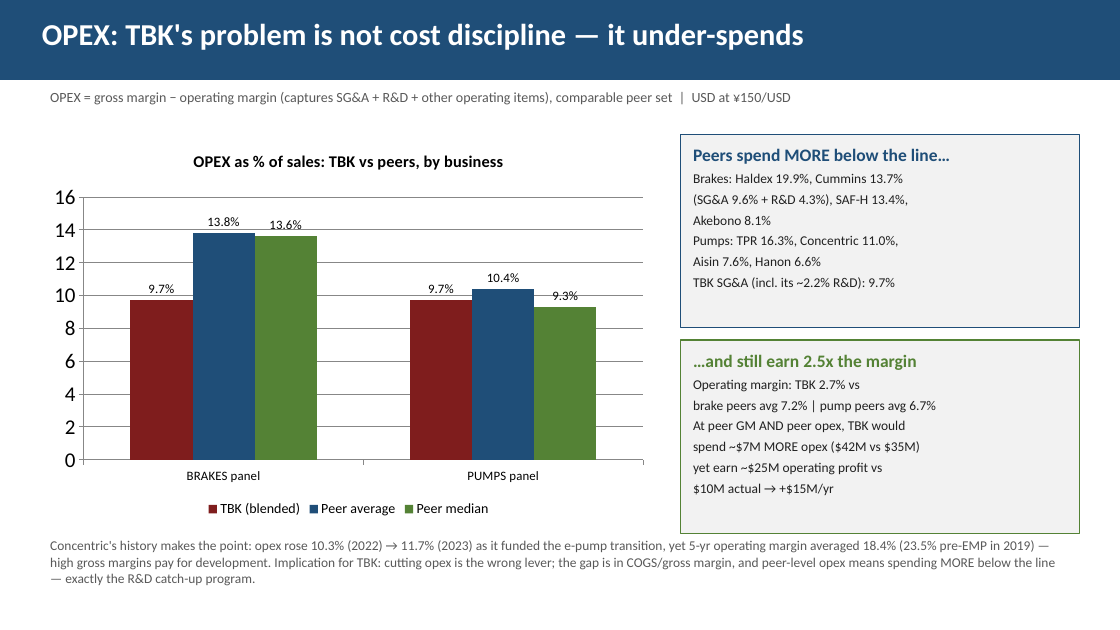
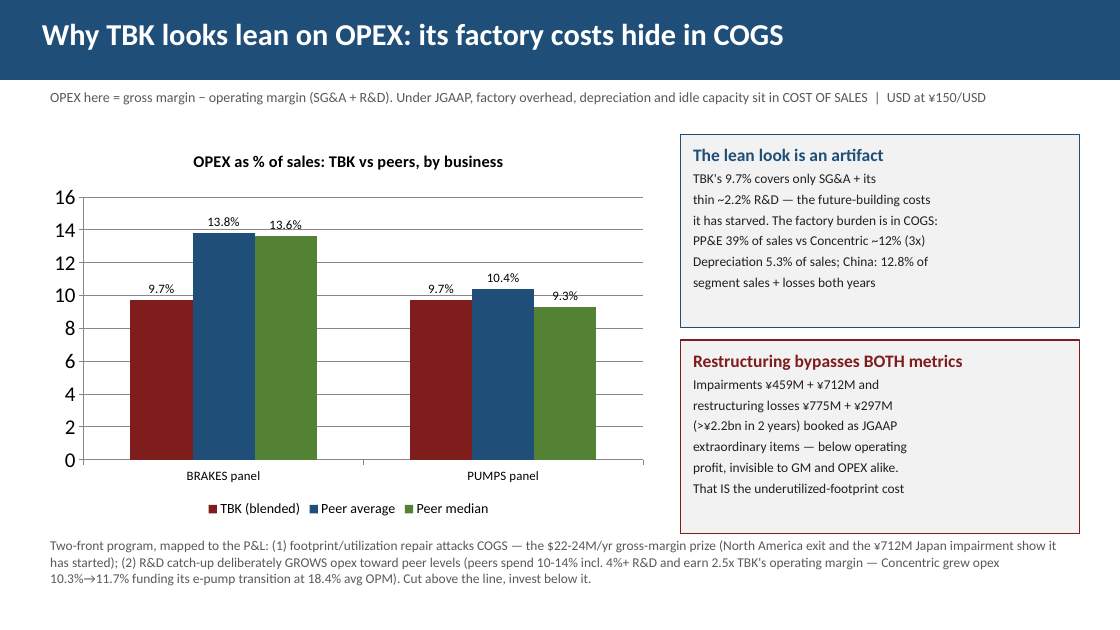
Before and after one commit to charette-lab/Claude, a slide deck: slide 9 of TBK_rd_gap_slides.pptx. Drawn at 1120x630 pixels with LibreOffice and Linux fonts; fonts in the diff are those of the drawing. Boxes give left, top, right and bottom in pixels: in the first picture for what was removed or moved away, otherwise in the second. Text is boxed around its words. In the diff, an @@ line names an element or a change of style, - is before the commit and + after.

```diff
--- a/TBK_rd_gap_slides.pptx
+++ b/TBK_rd_gap_slides.pptx
@@ text in rectangle at (x1=42, y1=23, x2=784, y2=50): text changed @@
-OPEX: TBK's problem is not cost discipline — it under-spends
+Why TBK looks lean on OPEX: its factory costs hide in COGS
@@ text at (x1=50, y1=92, x2=986, y2=105): text changed @@
-OPEX = gross margin − operating margin (captures SG&A + R&D + other operating items), comparable peer set | USD at ¥150/USD
+OPEX here = gross margin − operating margin (SG&A + R&D). Under JGAAP, factory overhead, depreciation and idle capacity sit in COST OF SALES | USD at ¥150/USD
@@ text in rectangle at (x1=693, y1=148, x2=938, y2=290): text changed @@
-Peers spend MORE below the line…
-Brakes: Haldex 19.9%, Cummins 13.7%
-(SG&A 9.6% + R&D 4.3%), SAF-H 13.4%,
-Akebono 8.1%
-Pumps: TPR 16.3%, Concentric 11.0%,
-Aisin 7.6%, Hanon 6.6%
-TBK SG&A (incl. its ~2.2% R&D): 9.7%
+The lean look is an artifact
+TBK's 9.7% covers only SG&A + its
+thin ~2.2% R&D — the future-building costs
+it has starved. The factory burden is in COGS:
+PP&E 39% of sales vs Concentric ~12% (3x)
+Depreciation 5.3% of sales; China: 12.8% of
+segment sales + losses both years
@@ rectangle "Restructuring bypasses BOTH metrics" at (x1=681, y1=340, x2=1080, y2=534): outline #548235 1.25 pt to #7F1D1D 1.25 pt @@
@@ text in rectangle at (x1=693, y1=354, x2=963, y2=495): text changed @@
-…and still earn 2.5x the margin
-Operating margin: TBK 2.7% vs
-brake peers avg 7.2% | pump peers avg 6.7%
-At peer GM AND peer opex, TBK would
-spend ~$7M MORE opex ($42M vs $35M)
-yet earn ~$25M operating profit vs
-$10M actual → +$15M/yr
+Restructuring bypasses BOTH metrics
+Impairments ¥459M + ¥712M and
+restructuring losses ¥775M + ¥297M
+(>¥2.2bn in 2 years) booked as JGAAP
+extraordinary items — below operating
+profit, invisible to GM and OPEX alike.
+That IS the underutilized-footprint cost
@@ text at (x1=50, y1=540, x2=1057, y2=586): text changed @@
-Concentric's history makes the point: opex rose 10.3% (2022) → 11.7% (2023) as it funded the e-pump transition, yet 5-yr operating margin averaged 18.4% (23.5% pre-EMP in 2019) — high gross margins pay for development. Implication for TBK: cutting opex is the wrong lever; the gap is in COGS/gross margin, and peer-level opex means spending MORE below the line — exactly the R&D catch-up program.
+Two-front program, mapped to the P&L: (1) footprint/utilization repair attacks COGS — the $22-24M/yr gross-margin prize (North America exit and the ¥712M Japan impairment show it has started); (2) R&D catch-up deliberately GROWS opex toward peer levels (peers spend 10-14% incl. 4%+ R&D and earn 2.5x TBK's operating margin — Concentric grew opex 10.3%→11.7% funding its e-pump transition at 18.4% avg OPM). Cut above the line, invest below it.
```
Also in this commit, not shown: 1 other file.
